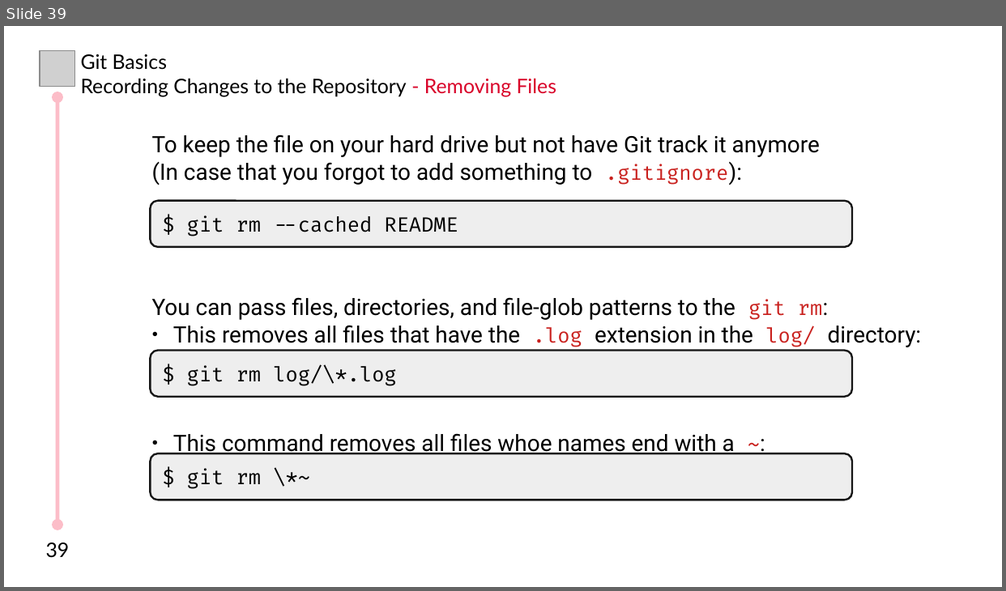
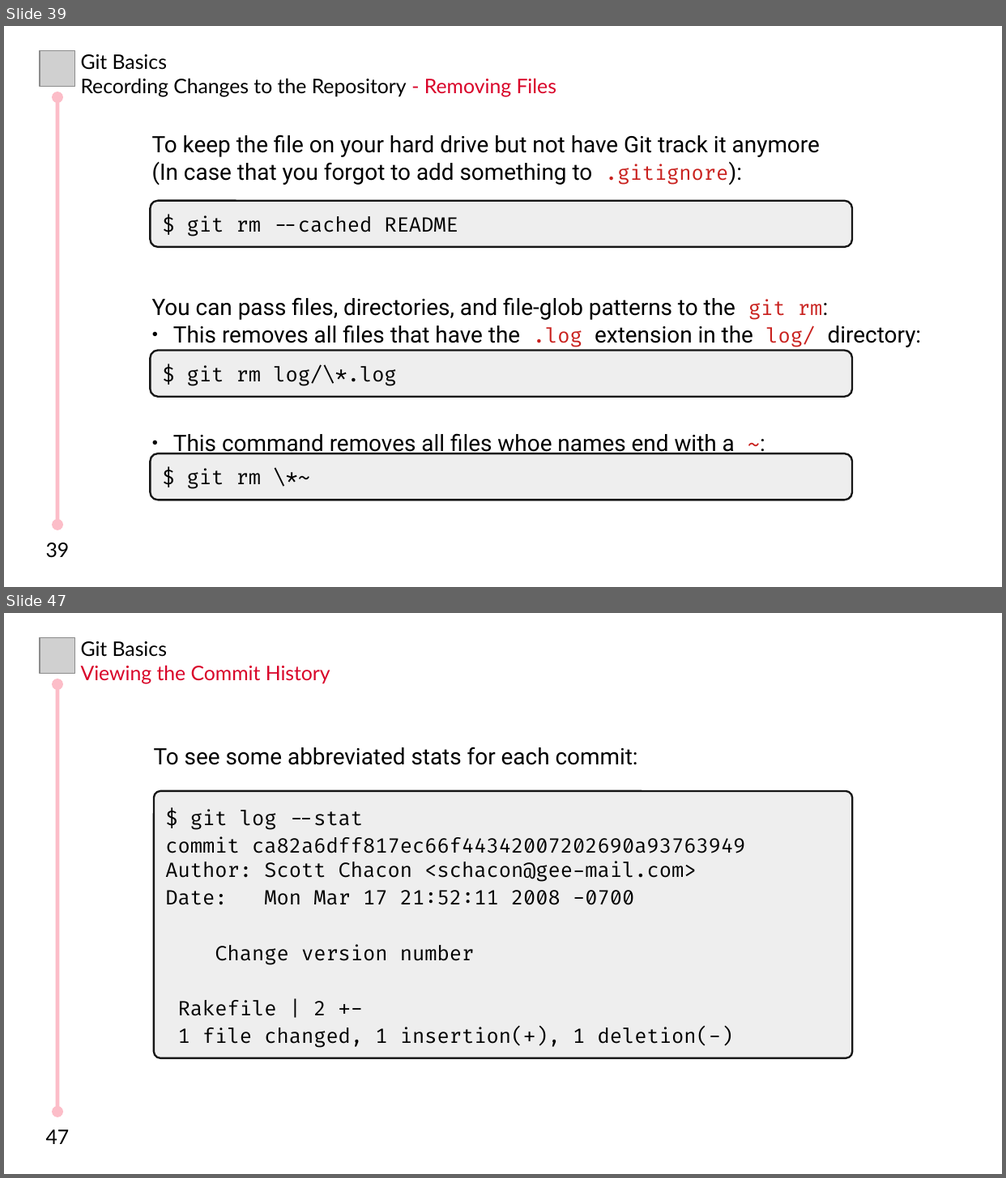
Before and after one commit to MHBahrampour/git-presentation-files, a slide deck: Chapter 2/Chapter 2.odp. Shown one above the other, each under a label of ours: slide 39 before the commit, slides 39 and 47 after it; the slides between them are not shown. The pictures are 1006x591 and 1006x1178 pixels, drawn with LibreOffice and Linux fonts; fonts in the diff are those of the drawing; grey boxes stand for pictures. Boxes give left, top, right and bottom in pixels: in the first picture for what was removed or moved away, otherwise in the second. Text is boxed around its words. In the diff, an @@ line names an element or a change of style, - is before the commit and + after.

Commit message:
'Ch2 - Viewing the Commit History' is completed

```diff
--- a/Chapter 2/Chapter 2.odp
+++ b/Chapter 2/Chapter 2.odp
@@ slide 47 added at (x1=4, y1=613, x2=1002, y2=1174), background #FFFFFF @@
@@ picture added at (x1=40, y1=638, x2=74, y2=674) @@
@@ text added at (x1=81, y1=641, x2=330, y2=684), 16 pt, text #D90429 @@
+Git Basics
+Viewing the Commit History
@@ double arrow added from (57, 684) to (57, 1112), #FCBDC8 3 pt @@
@@ text added at (x1=154, y1=747, x2=638, y2=765), 18 pt, text #000000 @@
+To see some abbreviated stats for each commit:
@@ rounded rectangle added at (x1=155, y1=791, x2=854, y2=1059), fill #EEEEEE, outline #151515 1.5 pt, 16 pt, text #000000 @@
+$ git log --stat
+commit ca82a6dff817ec66f44342007202690a93763949
+Author: Scott Chacon <schacon@gee-mail.com>
+Date: Mon Mar 17 21:52:11 2008 -0700
+Change version number
+Rakefile | 2 +-
+1 file changed, 1 insertion(+), 1 deletion(-)
@@ text added at (x1=46, y1=1130, x2=70, y2=1144), 16 pt, text #000000 @@
+47
```
Also in this commit, not shown: 1 slide changed, 19 other slides added.
